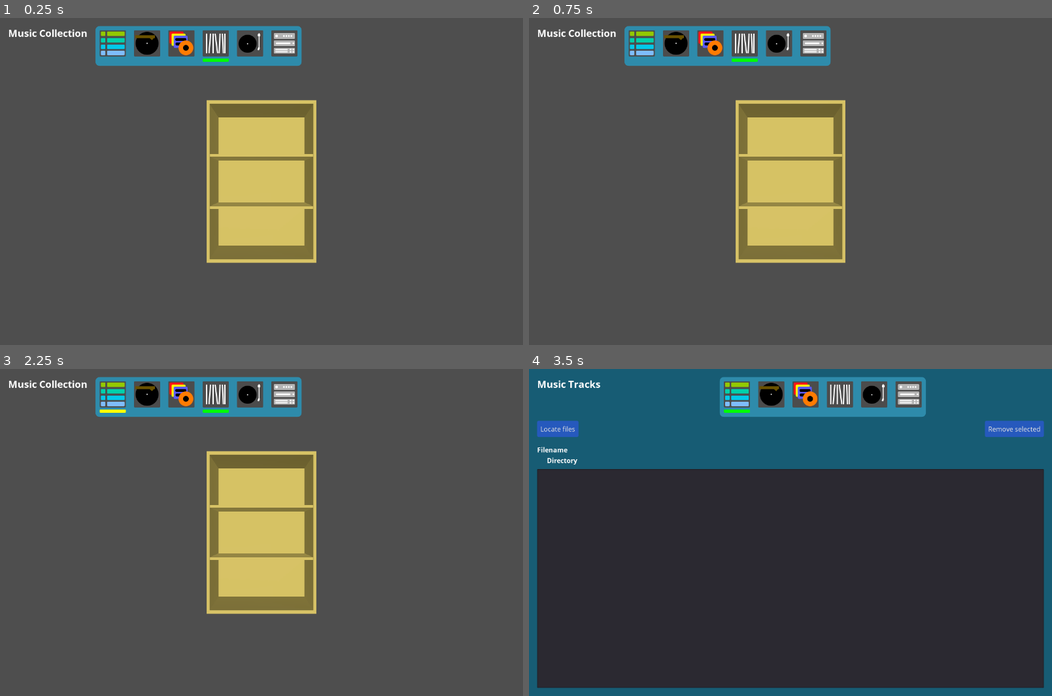
Above: before the commit, frames 1-4 (two rows, left to right).
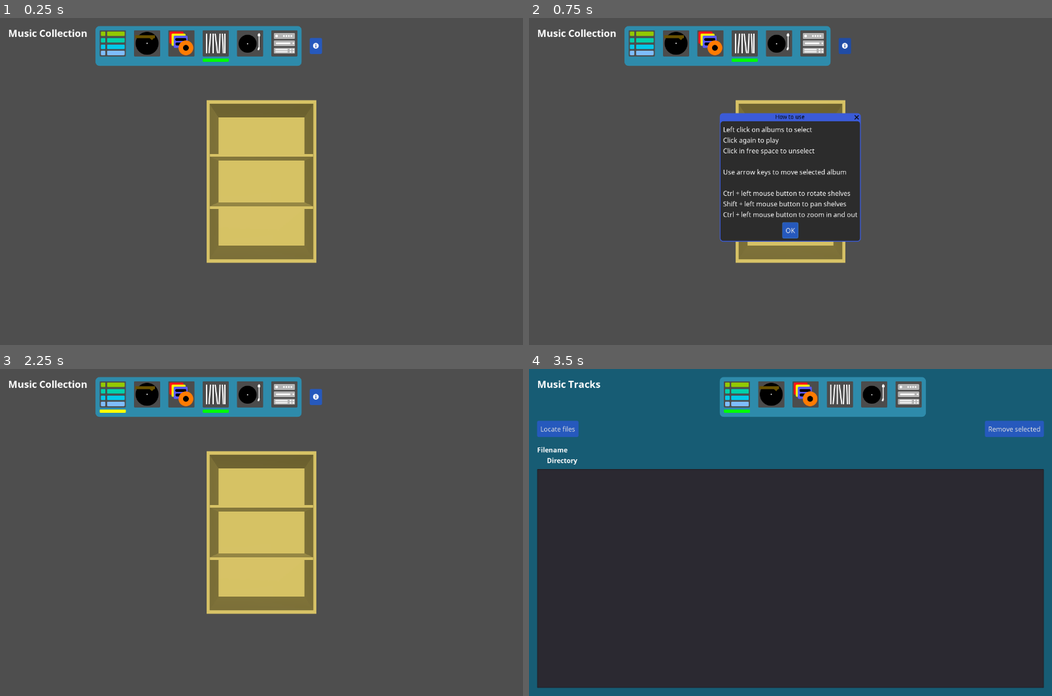
Above: after the commit, the same moments.

Repository: andrew-wilkes/vinyl
Game: Godot game, scene res://scenes/MusicLibrary.tscn
The game is run twice, just before and just after one commit, with the same random seed, the same clock (stepped at 60 frames per second) and the same inputs. This scene is started directly instead of the project's main scene. The engine's default icon, where the game draws it, is replaced by a stand-in: a white triangle on a blue panel in a dark square.
Inputs (mouse positions are in pixels of both pictures, inside the frame that each line leads up to):
- Up to frame 1 (0.25 s): no input
- Up to frame 2 (0.75 s): click (842, 47) at 0.52 s
- Up to frame 3 (2.25 s): click (261, 581) at 1.25 s, where only the run after the commit has a clickable "OK"; click (115, 395) at 2 s
- Up to frame 4 (3.5 s): tap Enter at 2.75 s; move the mouse to (905, 516) at 2.77 s; hold Right (ui_right) from 2.78 s (still down); tap Delete at 2.85 s; click (905, 516) at 2.92 s

The runs differ from the first frame. In frame 1, 0.1% of the frame differs, in the area x 59-62%, y 6-11%; in frame 2, 11%, in the area x 36-64%, y 6-69%; in frame 3, 0.1%; in frame 4, nothing differs.
Error in both runs: Invalid call. Nonexistent function 'get_font_dir' in base 'Nil'. (res://classes/settings.gd:25)

Commit message:
Add info popup

Diff:
--- a/src/scenes/MusicLibrary.gd
+++ b/src/scenes/MusicLibrary.gd
@@ -231,3 +231,7 @@
 		s.translation.y = y
 		s.name = "SHELF" + str(n + 1)
 		$Shelves.add_child(s)
+
+
+func _on_Info_pressed():
+	$c/InfoDialog.popup_centered()
--- a/src/scenes/MusicLibrary.tscn
+++ b/src/scenes/MusicLibrary.tscn
@@ -7,6 +7,7 @@
 [ext_resource path="res://assets/regular.tres" type="DynamicFont" id=5]
 [ext_resource path="res://assets/heading2.tres" type="DynamicFont" id=6]
 [ext_resource path="res://assets/UI.theme" type="Theme" id=7]
+[ext_resource path="res://assets/info.png" type="Texture" id=8]
 
 [sub_resource type="SpatialMaterial" id=1]
 albedo_color = Color( 0.643137, 0.580392, 0.290196, 1 )
@@ -32,6 +33,7 @@
 margin_right = 40.0
 margin_bottom = 40.0
 mouse_filter = 2
+theme = ExtResource( 7 )
 custom_constants/margin_right = 20
 custom_constants/margin_top = 20
 custom_constants/margin_left = 20
@@ -40,13 +42,13 @@
 [node name="VB" type="VBoxContainer" parent="c/MarginContainer"]
 margin_left = 20.0
 margin_top = 20.0
-margin_right = 738.0
+margin_right = 788.0
 margin_bottom = 383.0
 mouse_filter = 2
 custom_constants/separation = 20
 
 [node name="HB" type="HBoxContainer" parent="c/MarginContainer/VB"]
-margin_right = 718.0
+margin_right = 768.0
 margin_bottom = 97.0
 custom_constants/separation = 20
 
@@ -63,31 +65,41 @@
 margin_bottom = 97.0
 current_selection = 3
 
+[node name="C" type="CenterContainer" parent="c/MarginContainer/VB/HB"]
+margin_left = 738.0
+margin_right = 768.0
+margin_bottom = 97.0
+
+[node name="Info" type="Button" parent="c/MarginContainer/VB/HB/C"]
+margin_top = 29.0
+margin_right = 30.0
+margin_bottom = 68.0
+icon = ExtResource( 8 )
+
 [node name="HB2" type="HBoxContainer" parent="c/MarginContainer/VB"]
 margin_top = 117.0
-margin_right = 718.0
+margin_right = 768.0
 margin_bottom = 363.0
 mouse_filter = 2
 
 [node name="Details" type="PanelContainer" parent="c/MarginContainer/VB/HB2"]
 unique_name_in_owner = true
-margin_right = 357.0
+margin_right = 382.0
 margin_bottom = 246.0
 mouse_filter = 2
 size_flags_horizontal = 3
-theme = ExtResource( 7 )
 
 [node name="Items" type="VBoxContainer" parent="c/MarginContainer/VB/HB2/Details"]
 margin_left = 10.0
 margin_top = 10.0
-margin_right = 347.0
+margin_right = 372.0
 margin_bottom = 236.0
 mouse_filter = 2
 size_flags_horizontal = 3
 custom_constants/separation = 10
 
 [node name="Label" type="Label" parent="c/MarginContainer/VB/HB2/Details/Items"]
-margin_right = 337.0
+margin_right = 362.0
 margin_bottom = 23.0
 custom_fonts/font = ExtResource( 6 )
 text = "Album Title"
@@ -95,13 +107,13 @@
 [node name="Title" type="Label" parent="c/MarginContainer/VB/HB2/Details/Items"]
 unique_name_in_owner = true
 margin_top = 33.0
-margin_right = 337.0
+margin_right = 362.0
 margin_bottom = 56.0
 custom_fonts/font = ExtResource( 5 )
 
 [node name="Label2" type="Label" parent="c/MarginContainer/VB/HB2/Details/Items"]
 margin_top = 66.0
-margin_right = 337.0
+margin_right = 362.0
 margin_bottom = 89.0
 custom_fonts/font = ExtResource( 6 )
 text = "Band / Artist"
@@ -109,13 +121,13 @@
 [node name="Band" type="Label" parent="c/MarginContainer/VB/HB2/Details/Items"]
 unique_name_in_owner = true
 margin_top = 99.0
-margin_right = 337.0
+margin_right = 362.0
 margin_bottom = 122.0
 custom_fonts/font = ExtResource( 5 )
 
 [node name="Label3" type="Label" parent="c/MarginContainer/VB/HB2/Details/Items"]
 margin_top = 132.0
-margin_right = 337.0
+margin_right = 362.0
 margin_bottom = 155.0
 custom_fonts/font = ExtResource( 6 )
 text = "Side A"
@@ -123,14 +135,14 @@
 [node name="SideA" type="ItemList" parent="c/MarginContainer/VB/HB2/Details/Items"]
 unique_name_in_owner = true
 margin_top = 165.0
-margin_right = 337.0
+margin_right = 362.0
 margin_bottom = 174.0
 mouse_filter = 2
 auto_height = true
 
 [node name="Label4" type="Label" parent="c/MarginContainer/VB/HB2/Details/Items"]
 margin_top = 184.0
-margin_right = 337.0
+margin_right = 362.0
 margin_bottom = 207.0
 custom_fonts/font = ExtResource( 6 )
 text = "Side B"
@@ -138,14 +150,31 @@
 [node name="SideB" type="ItemList" parent="c/MarginContainer/VB/HB2/Details/Items"]
 unique_name_in_owner = true
 margin_top = 217.0
-margin_right = 337.0
+margin_right = 362.0
 margin_bottom = 226.0
 mouse_filter = 2
 auto_height = true
 
 [node name="Control" type="Control" parent="c/MarginContainer/VB/HB2"]
-margin_left = 361.0
-margin_right = 718.0
+margin_left = 386.0
+margin_right = 768.0
 margin_bottom = 246.0
 mouse_filter = 2
 size_flags_horizontal = 3
+
+[node name="InfoDialog" type="AcceptDialog" parent="c"]
+margin_right = 83.0
+margin_bottom = 58.0
+theme = ExtResource( 7 )
+window_title = "How to use"
+dialog_text = "Left click on albums to select
+Click again to play
+Click in free space to unselect
+
+Use arrow keys to move selected album
+
+Ctrl + left mouse button to rotate shelves
+Shift + left mouse button to pan shelves
+Ctrl + left mouse button to zoom in and out"
+
+[connection signal="pressed" from="c/MarginContainer/VB/HB/C/Info" to="." method="_on_Info_pressed"]
Not shown: 1 places in src/scenes/MusicLibrary.tscn that only renumber resources
